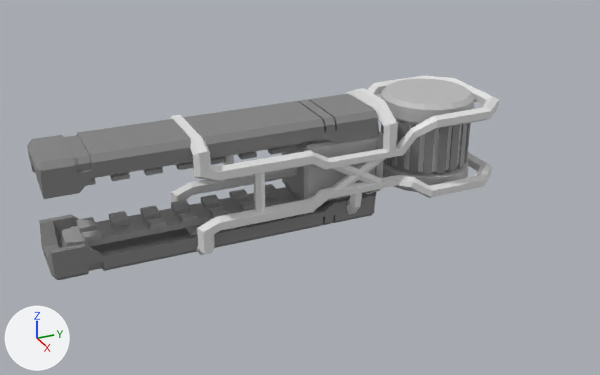
The FBX model Unity/Crimson Sands/Assets/Models/Weapons/Railgun.fbx, before and after one commit.
Camera for both pictures: a 50 mm camera at (0.157, -0.0763, 0.0721) aimed at (-0.0018, -0.0048, -0.0073). The axes (+X, +Y, +Z) are drawn at lower left. The lights are the same throughout. Both versions are drawn at frame 76 of the action 'Railgun Charge'; the numbers are the values there.

Before the edit, the objects in view are built like this:
```python
me_mesh_001 = bpy.data.meshes.new('Mesh.001')
me_mesh_001.from_pydata(...)  # 80 vertices, 80 faces; spans x -0.9..0.9, y -0.61..0.61, z -0.9..0.9
me_mesh_001.materials.append(mat_lambert2)  # white #e5e5e5
me_mesh_007 = bpy.data.meshes.new('Mesh.007')
me_mesh_007.from_pydata(...)  # 184 vertices, 185 faces; spans x -0.78..0.78, y -0.42..0.28, z -3.73..3.6
me_mesh_007.materials.append(mat_lambert3)  # grey #848484
ob_capacitor_ring = bpy.data.objects.new('Capacitor_Ring', me_mesh_001)
ob_capacitor_ring.parent = ob_capacitor_body_grp
ob_capacitor_ring.location = (0.0, 0.217, -7.008)
ob_railguncannon_geo_grp = bpy.data.objects.new('RailgunCannon_Geo_Grp', None)
ob_railguncannon_geo_grp.location = (0.000235, 0.0, 0.0)
ob_railguncannon_geo_grp.rotation_euler = (1.571, 0.0, 0.0)  # degrees (90, 0, 0)
ob_railguncannon_geo_grp.scale = (0.01, 0.01, 0.01)
ob_top_shroud = bpy.data.objects.new('Top_Shroud', me_mesh_007)
ob_top_shroud.parent = ob_top_shroud_and_rail_grp
ob_top_shroud.location = (0.0, 0.574, 0.0965)
# also in view: 'Capacitor_Bars' at (0.0, 0.0269, 0.0015); 'Box' at (0.0, 0.0025, -0.0008); 'Roll_Cage' at (0.0, 0.0041, -0.0003); 'Capacitor_Main_Body' at (0.0, 0.0269, 0.0014); 'Botom_Shroud' at (0.0, -0.0258, -0.0101)
```
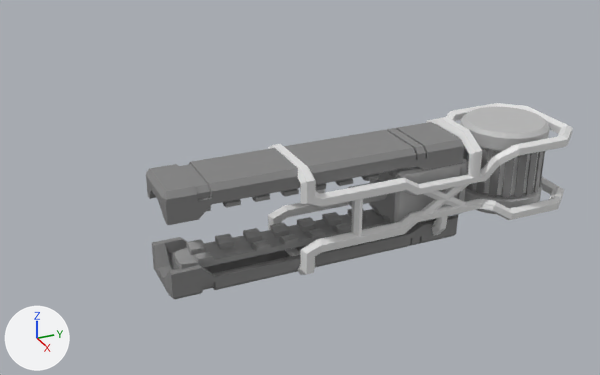
ob_railguncannon_geo_grp is not drawn itself; it is the parent of ob_capacitor_body_grp, ob_bottom_shroud_and_rail_grp, ob_top_shroud_and_rail_grp, ob_main_body_grp.

The edits, one by one:
Object 'RailgunCannon_Geo_Grp' (ob_railguncannon_geo_grp) moves from (0.000235, 0.0, 0.0) to (0.000235, 0.0233, -0.0104).

What differs and where, as boxes (x1, y1, x2, y2) in the pictures (600 x 375 px):
'Top_Shroud', moved
    before: (27, 94, 379, 199)
    after: (146, 122, 464, 225)
'Roll_Cage', moved
    before: (169, 76, 499, 255)
    after: (268, 103, 573, 275)
'Botom_Shroud', moved
    before: (39, 192, 376, 280)
    after: (152, 209, 458, 299)
'Bottom_Rail', moved
    before: (61, 182, 301, 247)
    after: (174, 204, 391, 269)
'Capacitor_Main_Body', moved
    before: (381, 79, 475, 192)
    after: (460, 107, 550, 214)
'Box', moved
    before: (282, 131, 383, 201)
    after: (369, 158, 468, 223)
'Capacitor_Bars', moved
    before: (381, 122, 471, 174)
    after: (463, 148, 545, 197)
'Top_Rail', moved
    before: (86, 142, 302, 186)
    after: (207, 171, 393, 211)
'Capacitor_Ring', moved
    before: (386, 118, 462, 172)
    after: (467, 147, 539, 195)
'Projectile_Apeture', moved
    before: (265, 167, 297, 181)
    after: (348, 181, 387, 207)
'Accelerator_Spools', moved
    before: (313, 139, 327, 142)
    after: (405, 166, 416, 169)
